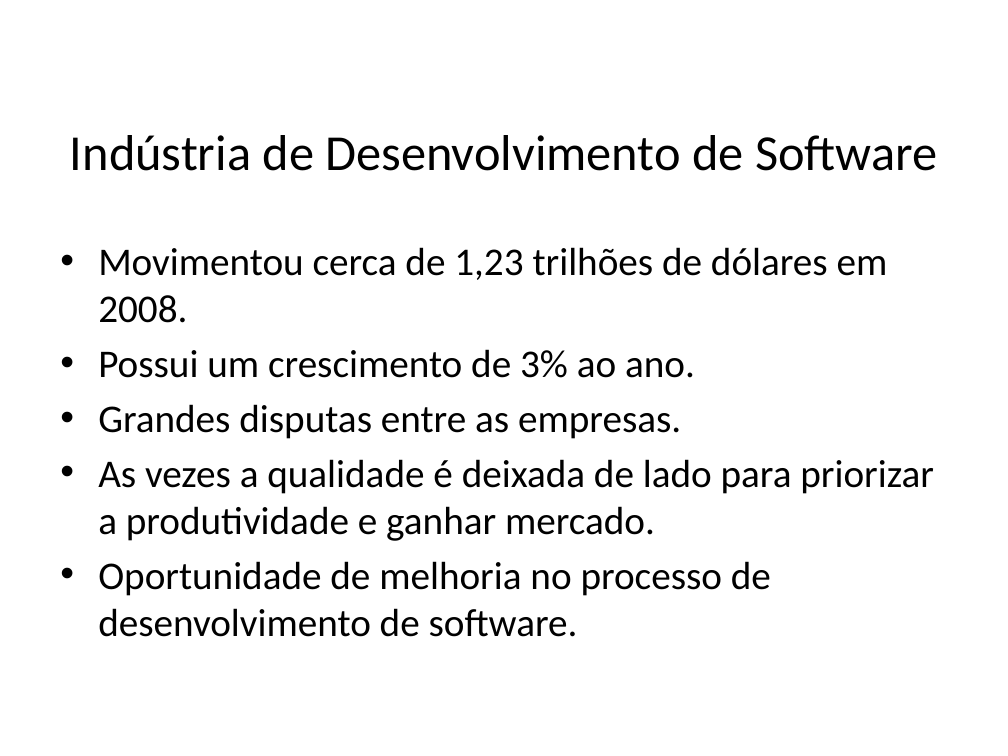
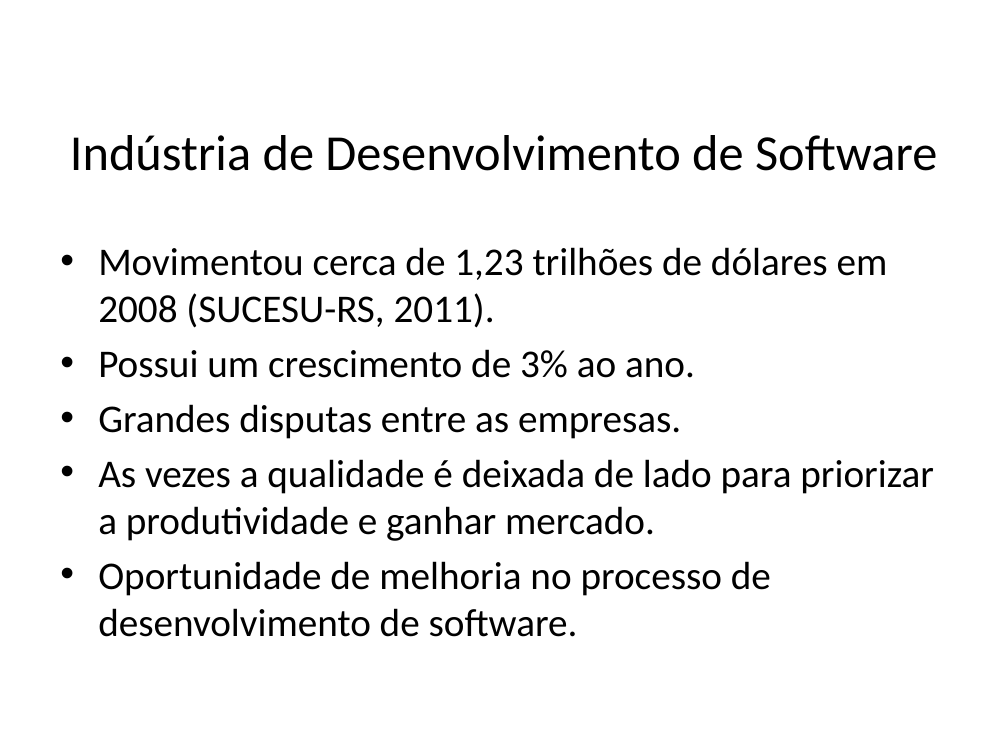
Before and after one commit to jpjcjbr/tccjp, a slide deck: slide 2 of apresentacao tcc.pptx. Drawn at 1008x756 pixels with LibreOffice and Linux fonts; fonts in the diff are those of the drawing; background and template pictures are left out. Boxes give left, top, right and bottom in pixels: in the first picture for what was removed or moved away, otherwise in the second. Text is boxed around its words. In the diff, an @@ line names an element or a change of style, - is before the commit and + after.

Commit message:
Adicionada referencia ao primeiro slide

```diff
--- a/apresentacao tcc.pptx
+++ b/apresentacao tcc.pptx
@@ text at (98, 247, 888, 328): text changed @@
-• Movimentou cerca de 1,23 trilhões de dólares em 2008.
+• Movimentou cerca de 1,23 trilhões de dólares em 2008 (SUCESU-RS, 2011).
```
